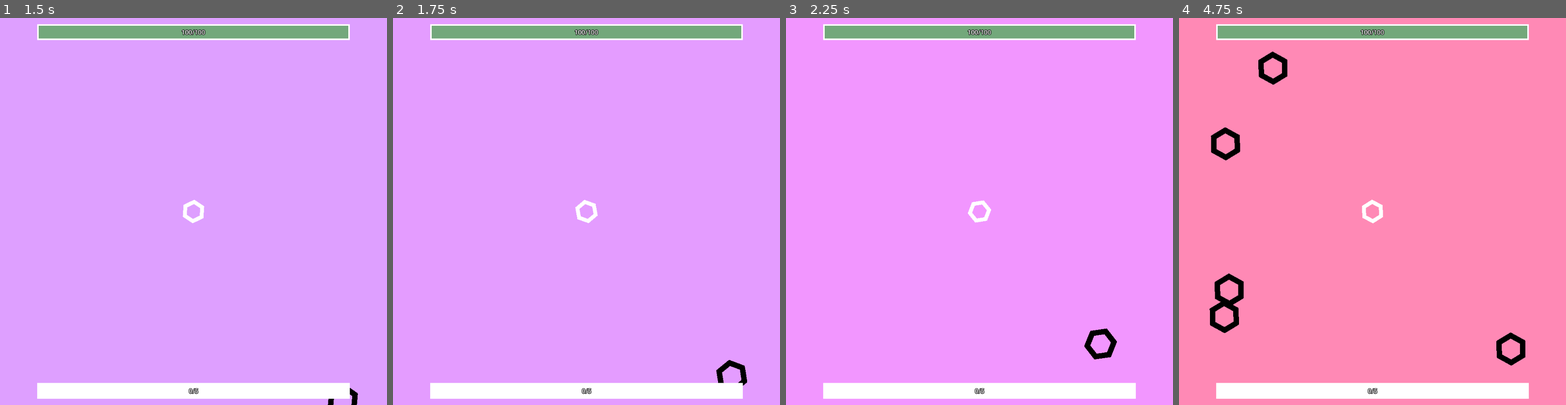
Above: before the commit, frames 1-4 (left to right).
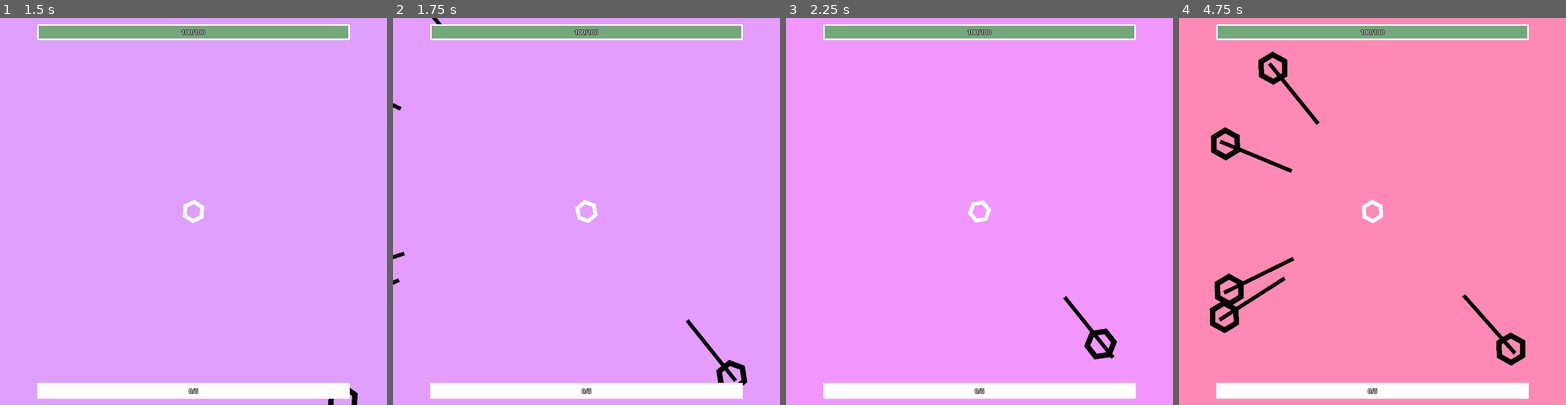
Above: after the commit, the same moments.

Repository: pharnisch/Hexagonal-Havoc
Game: Godot game, scene res://map_1.tscn
Same seed, same stepped clock (60 frames per second), same inputs: the game is played once before the commit and once after it.
Inputs:
- Up to frame 1 (1.5 s): tap Enter at 0.5 s; hold Right (ui_right) 0.53-1.28 s; tap Space at 1.25 s; hold Down (ui_down) from 1.28 s (still down)
- Up to frame 2 (1.75 s): keep holding Down (ui_down)
- Up to frame 3 (2.25 s): release Down (ui_down) at 2.03 s; hold Right (ui_right) from 2.03 s (still down)
- Up to frame 4 (4.75 s): release Right (ui_right) at 2.78 s; hold Up (ui_up) 2.78-3.53 s; hold Left (ui_left) from 3.53 s (still down)

Frame 1 is identical in both runs. In frame 2, 0.3% of the frame differs, in the area x 0-89%, y 0-94%; in frame 3, 0.2%; in frame 4, 1.0%, in the area x 10-88%, y 11-87%.

Commit message:
.

Diff:
--- a/CircleShape.gd
+++ b/CircleShape.gd
@@ -3,6 +3,7 @@
 #@export var color := Color.WHITE
 @export var width := 5
 @export var length = 20
+var color = Color.WHITE
 
 func _draw():
-	draw_circle(Vector2(0, 0), self.length, Color.WHITE)
+	draw_circle(Vector2(0, 0), self.length, color)
--- a/circle_bullet.gd
+++ b/circle_bullet.gd
@@ -79,9 +79,10 @@
 	self.scaled_direction = direction * self.travel_speed
 
 func _on_CircleBullet_body_entered(body):
-	if "Enemy" in body.name:
-		self.deal_damage(body)
-		self.request_destruction()
+	#if "Enemy" in body.name:
+	self.deal_damage(body)
+	self.request_destruction()
+
 
 func deal_damage(body):
 	if self.rng.randf_range(0,1) <= self.crit:
--- a/hexagon_enemy_i.gd
+++ b/hexagon_enemy_i.gd
@@ -11,14 +11,37 @@
 var melee_dmg = 5
 var movement_speed_factor = 1
 
-
+var player = null
+var circle_bullet = null
+var square_bullet = null
+var triangle_bullet = null
+var line_bullet = null
+var reload_time_line = 1.5
+var reload_timer_line = 0
+var reload_time_circle = 3
+var reload_timer_circle = 0
+var reload_time_square = 999999999
+var reload_timer_square = 0
+var reload_time_triangle = 999999999
+var reload_timer_triangle = 0
 
 # Called when the node enters the scene tree for the first time.
 func _ready():
 	self.name = "Enemy"
 	self.rng = RandomNumberGenerator.new()
+	self.player = get_parent().get_node("Player")
+	self.circle_bullet = load("res://circle_bullet.tscn")
+	self.square_bullet = load("res://square_bullet.tscn")
+	self.line_bullet = load("res://line_bullet.tscn")
+	self.triangle_bullet = load("res://triangle_bullet.tscn")
 
 func _physics_process(delta):
+	#self.circle_logic(delta)
+	self.line_logic(delta)
+
+
+
+
 	#print("decr")
 	get_parent().decrease_agony(delta)
 
@@ -99,3 +122,48 @@
 
 func die():
 	owner.get_node("Player").gain_exp(self.exp_worth)
+
+func line_logic(delta):
+	self.reload_timer_line += delta
+	if self.reload_timer_line >= self.reload_time_line:
+		self.reload_timer_line -= self.reload_time_line
+
+		var new_bullet = line_bullet.instantiate()
+
+		new_bullet.get_node("LineShape").width = 10
+
+		# overshooting scale
+		var v = (self.player.global_position - self.global_position).normalized()
+
+		new_bullet.set_points(self.global_position, self.global_position + v * 200)
+		new_bullet.damage = 5
+		new_bullet.living_time = 1
+
+		new_bullet.collision_layer = 8
+		new_bullet.collision_mask = 17
+		new_bullet.get_node("LineShape").color = Color.BLACK
+		owner.add_child(new_bullet)
+
+func circle_logic(delta):
+	self.reload_timer_circle += delta
+	if self.reload_timer_circle >= self.reload_time_circle:
+		self.reload_timer_circle -= self.reload_time_circle
+
+		var new_bullet = self.circle_bullet.instantiate()
+		new_bullet.damage = 5
+		new_bullet.living_time = 5
+
+		get_parent().add_child(new_bullet)
+		new_bullet.transform = self.global_transform
+		#new_bullet.apply_central_impulse(direction * 500)
+		var direction = (self.player.global_position - self.global_position).normalized()
+
+		#new_bullet.set_collision_layer_bit(1, false)
+		#new_bullet.set_collision_layer_bit(3, true)
+		#new_bullet.set_collision_mask_bit(2, false)
+		#new_bullet.set_collision_mask_bit(0, true)
+		new_bullet.collision_layer = 8
+		new_bullet.collision_mask = 17
+		new_bullet.travel_speed = 200
+		new_bullet.get_node("CircleShape").color = Color.BLACK
+		new_bullet.shoot(direction)
